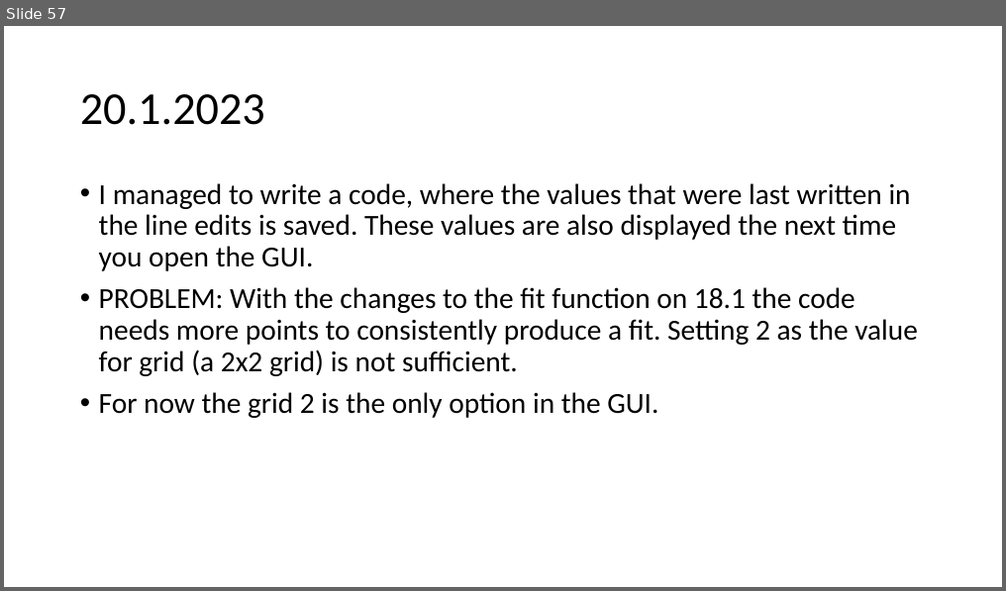
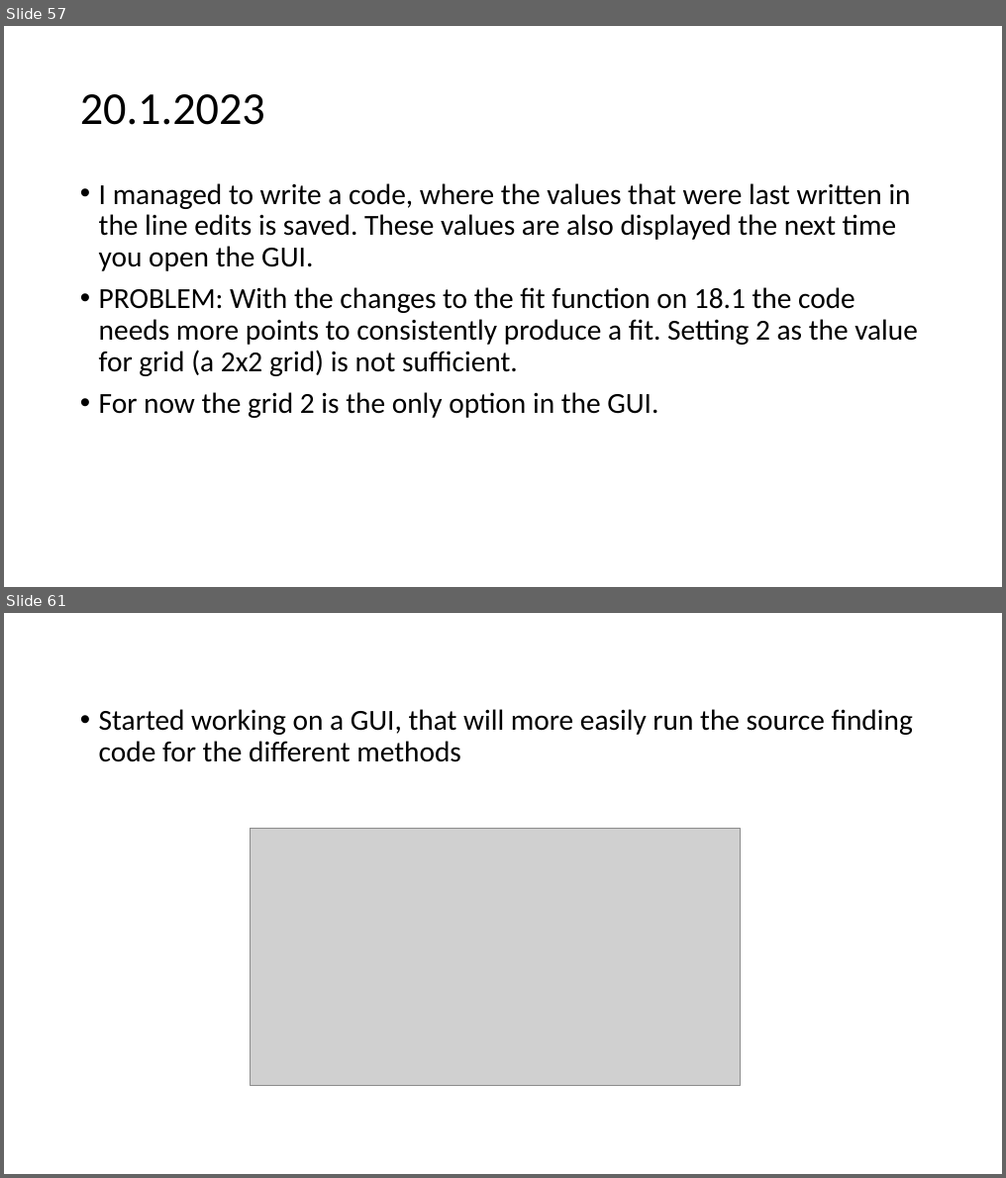
Before and after one commit to urhtrinko/DroneRadioactivity_student_job, a slide deck: reports/work_diary.pptx. Shown one above the other, each under a label of ours: slide 57 before the commit, slides 57 and 61 after it; the slides between them are not shown. The pictures are 1006x591 and 1006x1178 pixels, drawn with LibreOffice and Linux fonts; fonts in the diff are those of the drawing; grey boxes stand for pictures. Boxes give left, top, right and bottom in pixels: in the first picture for what was removed or moved away, otherwise in the second. Text is boxed around its words. In the diff, an @@ line names an element or a change of style, - is before the commit and + after.

```diff
--- a/reports/work_diary.pptx
+++ b/reports/work_diary.pptx
@@ slide 61 added at bbox=[4, 613, 1002, 1174], background #FFFFFF @@
@@ text added at bbox=[99, 709, 913, 762], 28 pt, text #000000 @@
+• Started working on a GUI, that will more easily run the source finding code for the different methods
@@ picture added at bbox=[251, 829, 740, 1086] @@
```
Also in this commit, not shown: 2 slides changed, 1 other slide added.
